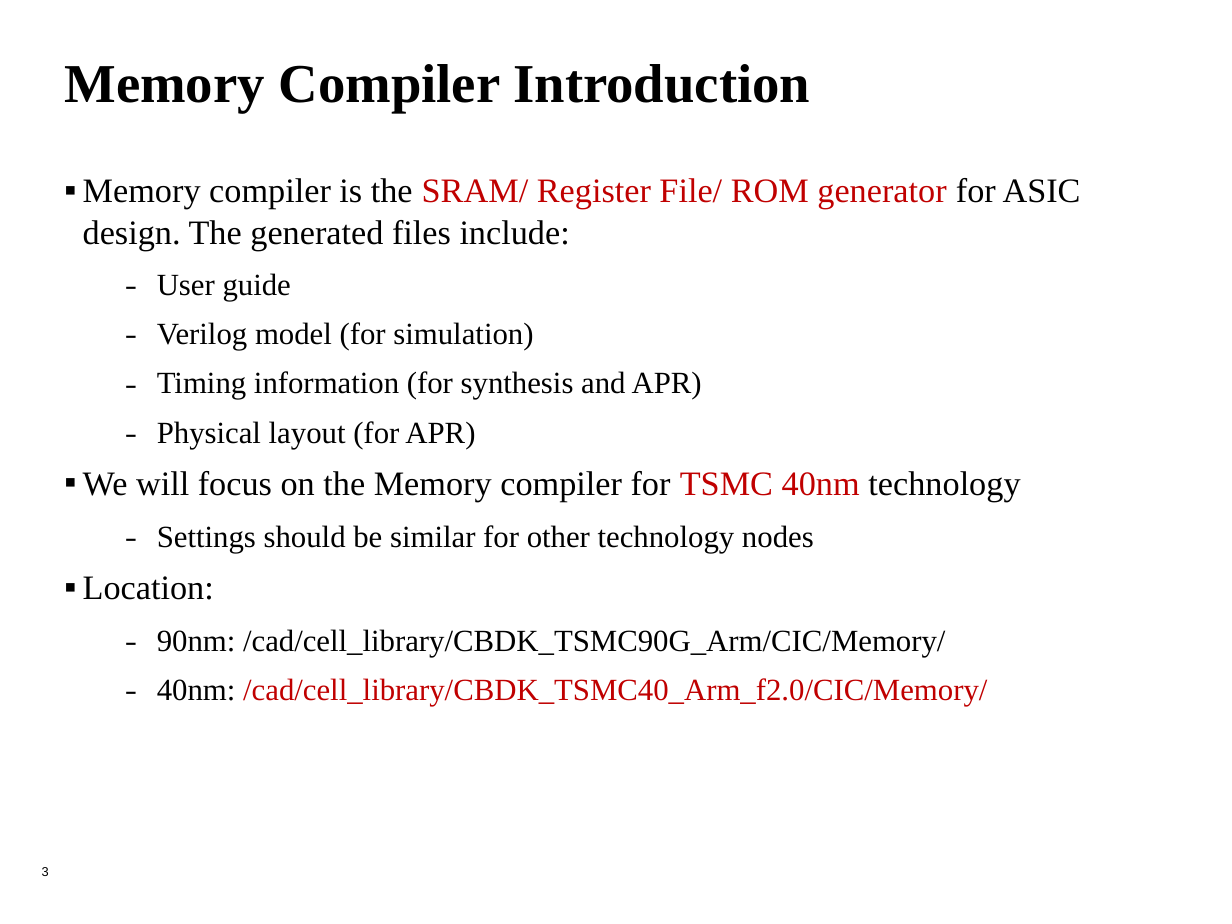
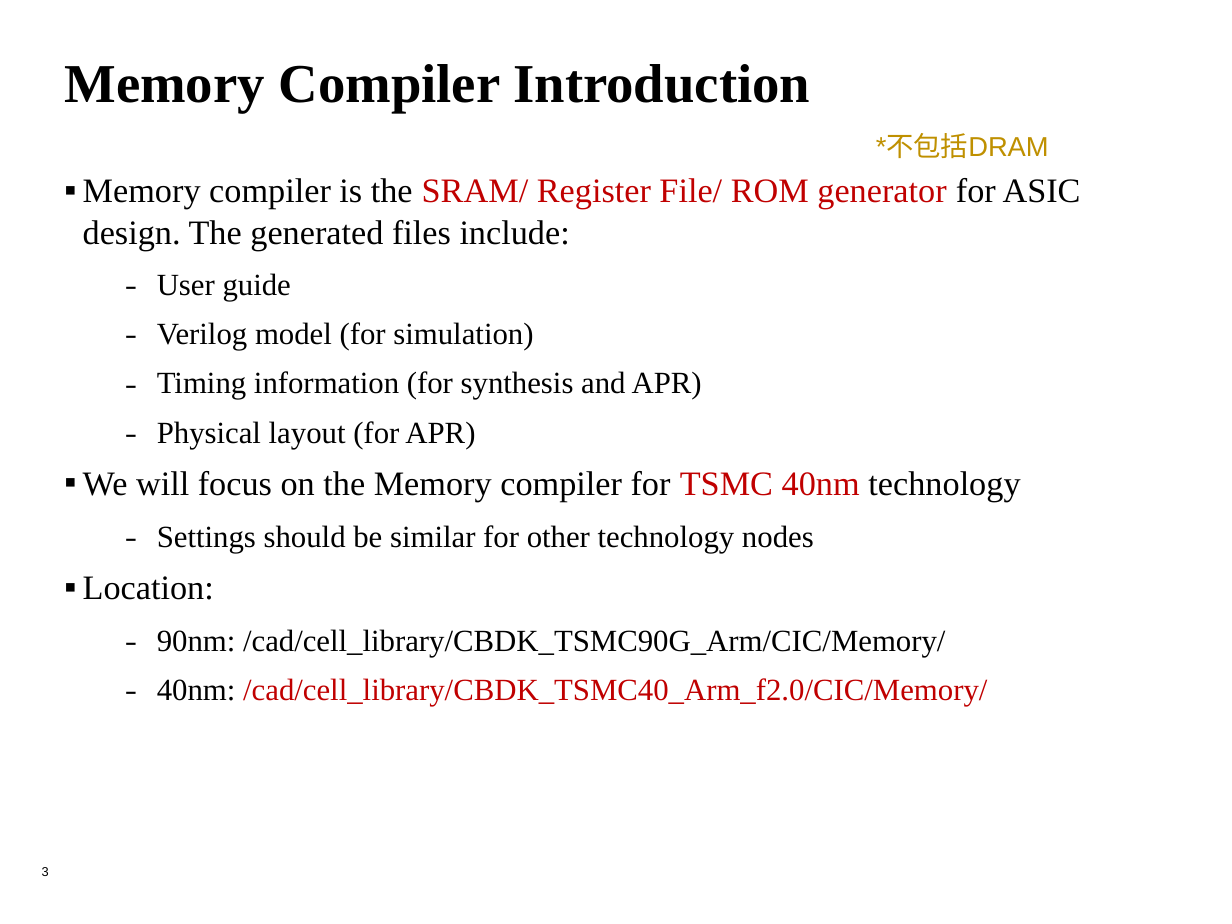
Before and after one commit to leo870823/2020-SRAM-training-course, a slide deck: slide 3 of MemoryCompiler_tutorial.pptx. Drawn at 1232x924 pixels with LibreOffice and Linux fonts; fonts in the diff are those of the drawing; background and template pictures are left out. Boxes give left, top, right and bottom in pixels: in the first picture for what was removed or moved away, otherwise in the second. Text is boxed around its words. In the diff, an @@ line names an element or a change of style, - is before the commit and + after.

```diff
--- a/MemoryCompiler_tutorial.pptx
+++ b/MemoryCompiler_tutorial.pptx
@@ text added at (876,135,1049,159), 16 pt, text #BF9000 @@
+*不包括DRAM
```
Also in this commit, not shown: 10 other slides changed, 1 other file.
